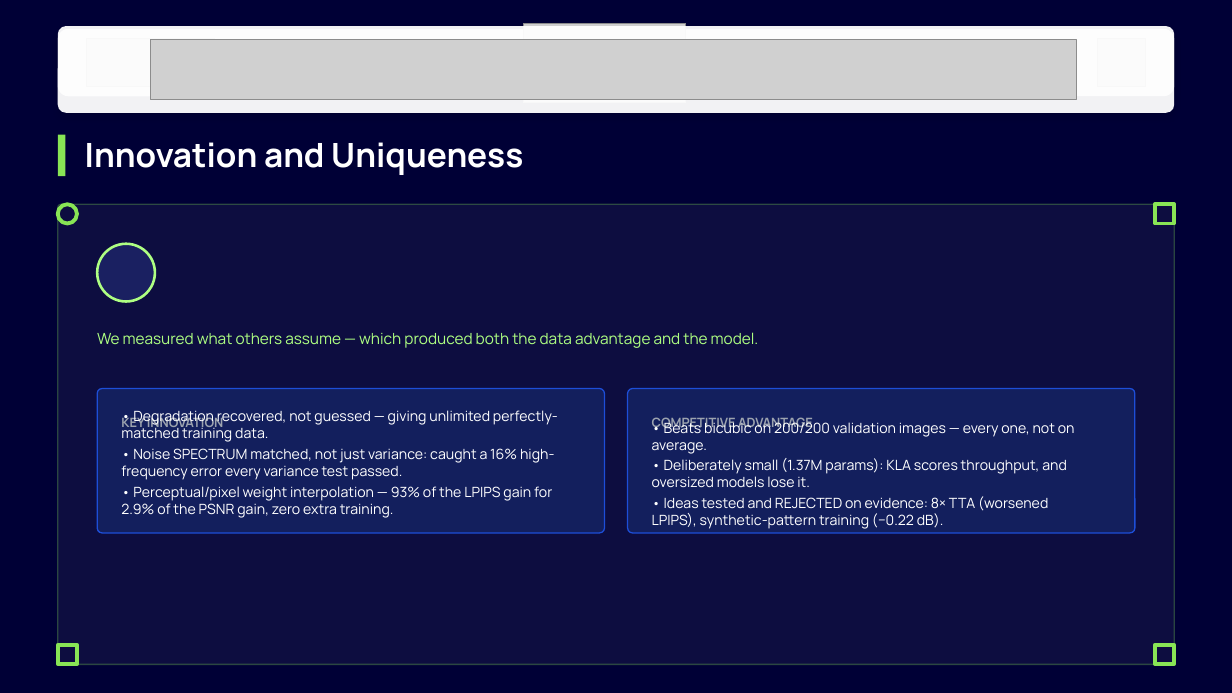
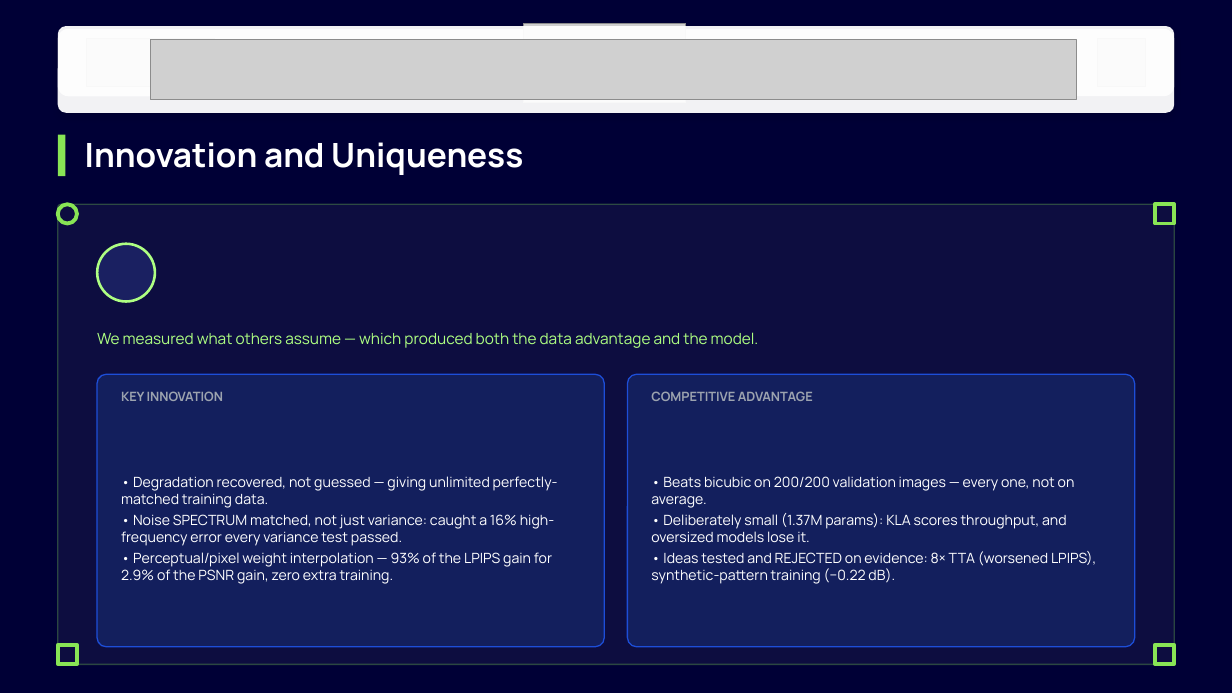
Before and after one commit to bevinj2255/i4c_hackathon, a slide deck: slide 5 of solution_presentation.pptx. Drawn at 1232x693 pixels with LibreOffice and Linux fonts; fonts in the diff are those of the drawing; grey boxes stand for pictures; background and template pictures are left out; a plain dark background stands for a picture behind light text. Boxes give left, top, right and bottom in pixels: in the first picture for what was removed or moved away, otherwise in the second. Text is boxed around its words. In the diff, an @@ line names an element or a change of style, - is before the commit and + after.

Commit message:
Proofread the deck by rendering it, and fix what that exposed
Set academic year to 4th. Then rendered all 7 PDF pages to images and looked at them,
rather than only checking that the text was present. Text can be correct and still be
unreadable, and five real defects were only visible that way:

  - the Proposed Solution bullets overflowed their card and printed over the SOLUTION
    DETAILS label. The card resize had silently done nothing: the selector filtered on
    'not sh.has_text_frame', but auto-shapes HAVE a text frame, so it matched no shapes
    and failed without error.
  - 'Bevin Punnoose Jacob' wrapped onto three lines and the email broke mid-word
    ('govindinferno@gmail.co / m') in the template's 1.2in boxes. Widened them.
  - two badge icons on the Impact slide sat on top of the metric text after the cards
    moved up; they now move with their labels.
  - the references were printed under the heading 'Prototype / Simulation Video', which
    mislabels them. They now have their own REFERENCES block, and the video box states
    plainly that no video was submitted.
  - the stack line listed finetune_ood, an experiment we measured and rejected. It
    contributed nothing to the shipped weights and does not belong on a results slide.

Cards are now sized to their content and text is placed inside them instead of being
allowed to spill.

```diff
--- a/solution_presentation.pptx
+++ b/solution_presentation.pptx
@@ rounded rectangle: place and size @@
-rounded rectangle at <box>97,389,604,533</box>
+rounded rectangle at <box>97,374,604,647</box>
@@ text "KEY INNOVATION" rewrapped from <box>121,415,223,432</box> to <box>121,391,223,401</box> @@
@@ rounded rectangle: place and size @@
-rounded rectangle at <box>628,389,1135,533</box>
+rounded rectangle at <box>628,374,1135,647</box>
@@ text "COMPETITIVE ADVANTAGE" rewrapped from <box>652,418,813,432</box> to <box>651,391,813,401</box> @@
@@ text "• Degradation recovered, not guessed ...": place and size @@
-text "• Degradation recovered, not guessed ..." at <box>121,410,558,518</box>
+text "• Degradation recovered, not guessed ..." at <box>121,476,558,584</box>
@@ text "• Beats bicubic on 200/200 ..." rewrapped from <box>652,419,1075,529</box> to <box>651,476,1096,584</box> @@
```
Also in this commit, not shown: 6 other slides changed, 2 other files.
